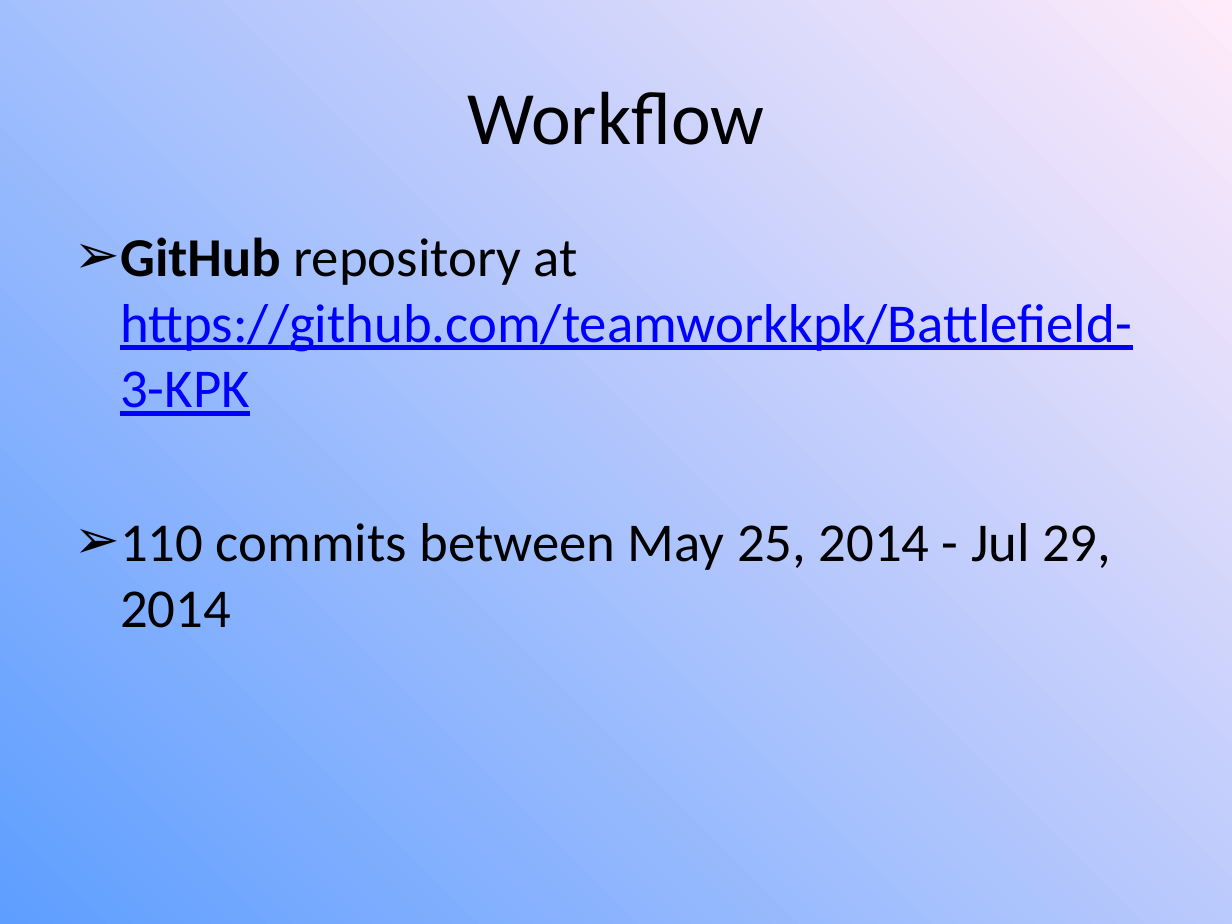
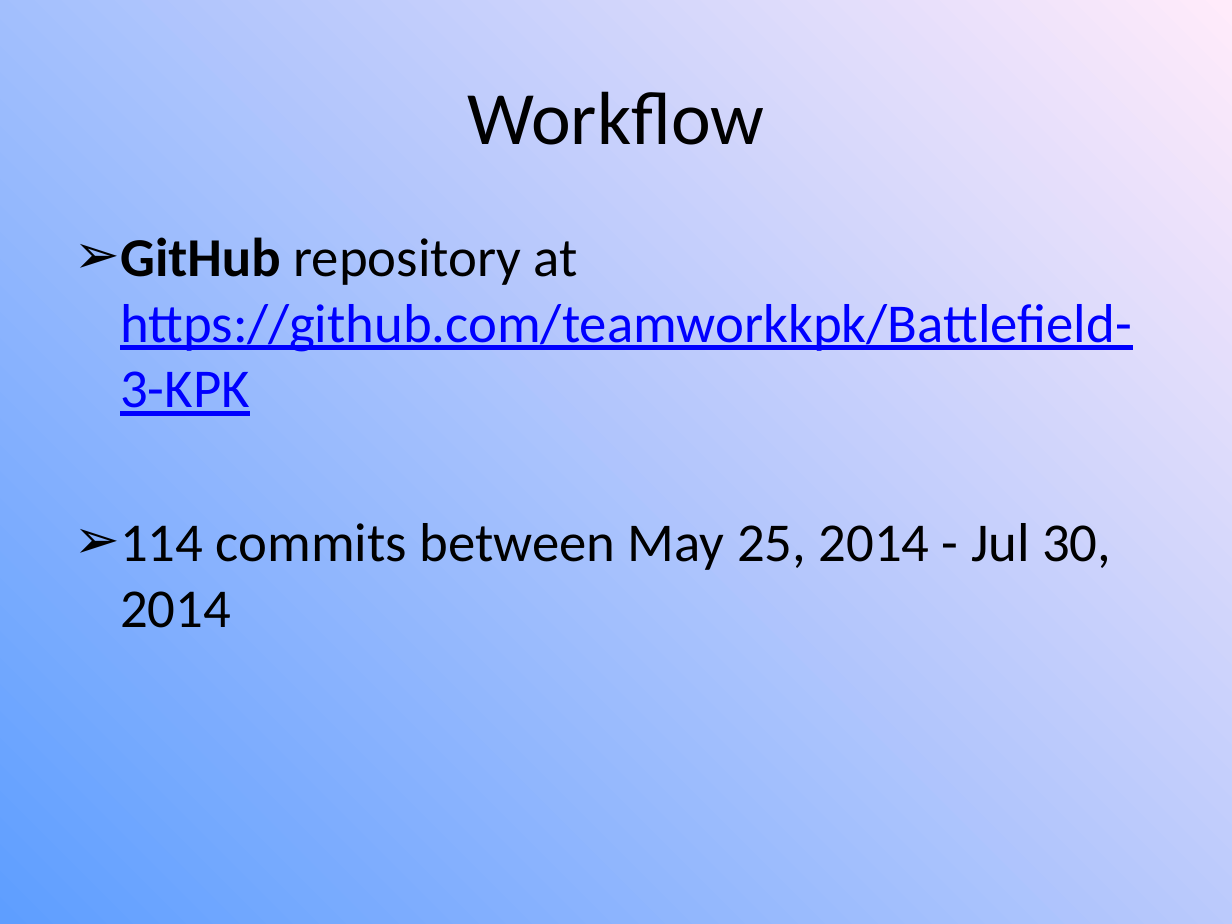
Before and after one commit to teamworkkpk/Battlefield-3-KPK, a slide deck: slide 4 of High-quality programming code Battlefield 3.pptx. Drawn at 1232x924 pixels with LibreOffice and Linux fonts; fonts in the diff are those of the drawing. Boxes give left, top, right and bottom in pixels: in the first picture for what was removed or moved away, otherwise in the second. Text is boxed around its words. In the diff, an @@ line names an element or a change of style, - is before the commit and + after.

```diff
--- a/High-quality programming code Battlefield 3.pptx
+++ b/High-quality programming code Battlefield 3.pptx
@@ text at (x1=120, y1=523, x2=1111, y2=628): text changed @@
-➢ 110 commits between May 25, 2014 - Jul 29, 2014
+➢ 114 commits between May 25, 2014 - Jul 30, 2014
```
Also in this commit, not shown: 1 other slide changed.
